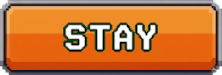
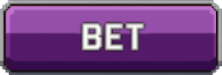
Revision of a layered 222 x 75 image; what changed, layer by layer:
added layer "bet" above "stay" over [6, 6, 216, 70]
hid "stay" over [6, 6, 216, 70]
